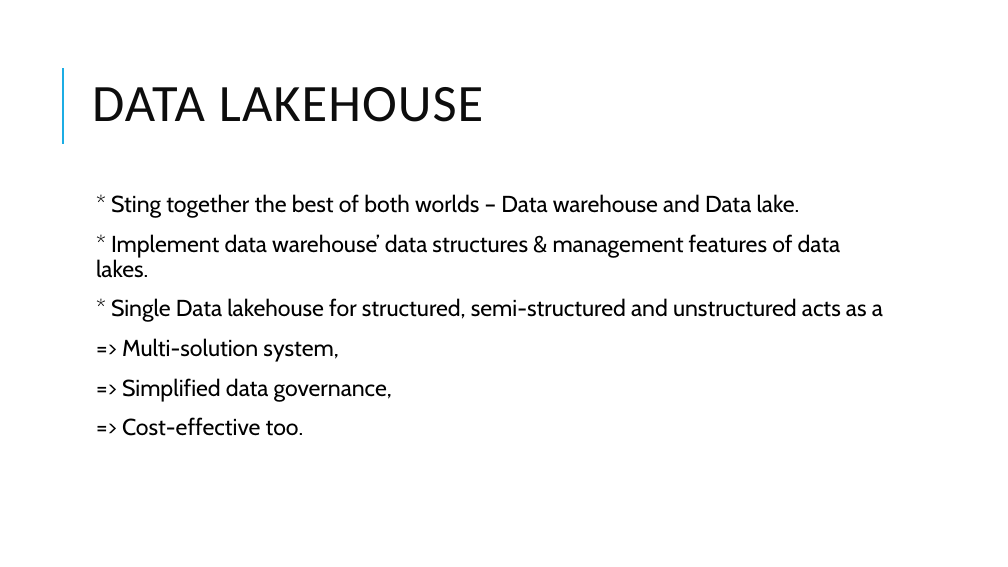
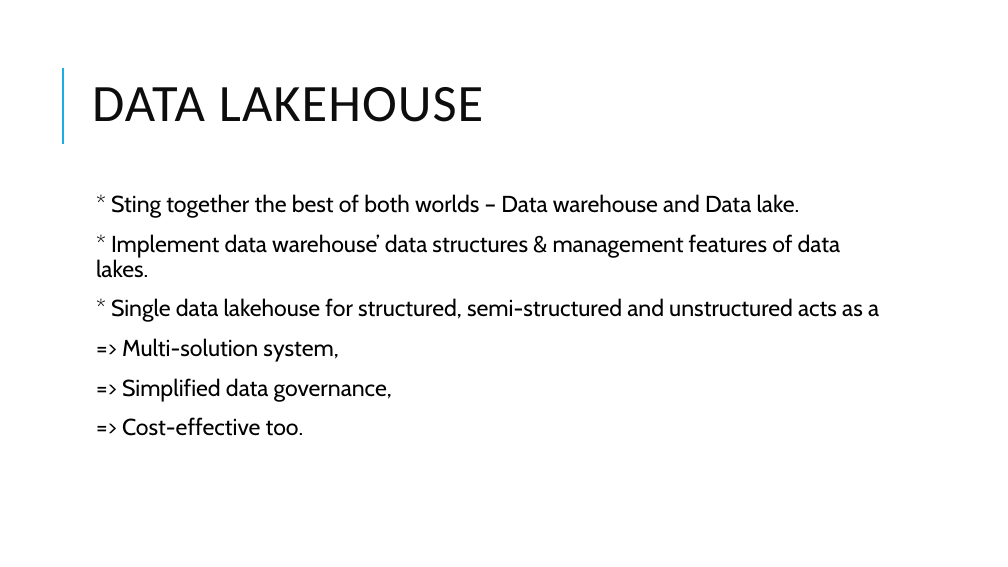
Before and after one commit to dinesarun/common, a slide deck: slide 21 of sessions/GAB 2021/Choosing right Data Service.pptx. Drawn at 1008x567 pixels with LibreOffice and Linux fonts; fonts in the diff are those of the drawing. Boxes give left, top, right and bottom in pixels: in the first picture for what was removed or moved away, otherwise in the second. Text is boxed around its words. In the diff, an @@ line names an element or a change of style, - is before the commit and + after.

```diff
--- a/sessions/GAB 2021/Choosing right Data Service.pptx
+++ b/sessions/GAB 2021/Choosing right Data Service.pptx
@@ text at (111, 298, 879, 322): text changed @@
-  * Single Data lakehouse for structured, semi-structured and unstructured acts as a
+  * Single data lakehouse for structured, semi-structured and unstructured acts as a
```
